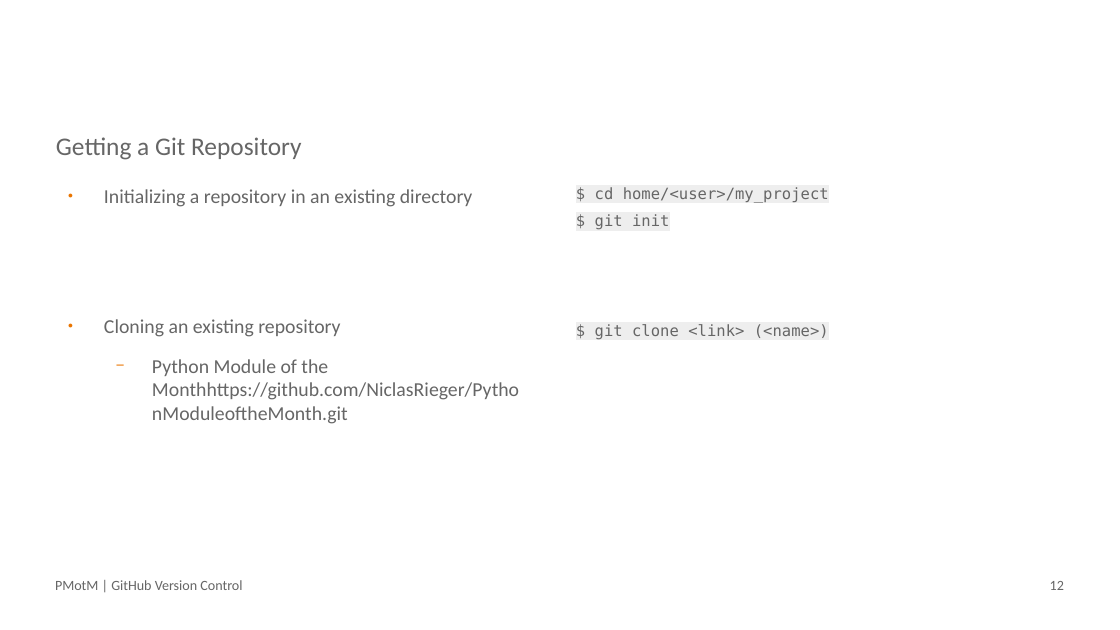
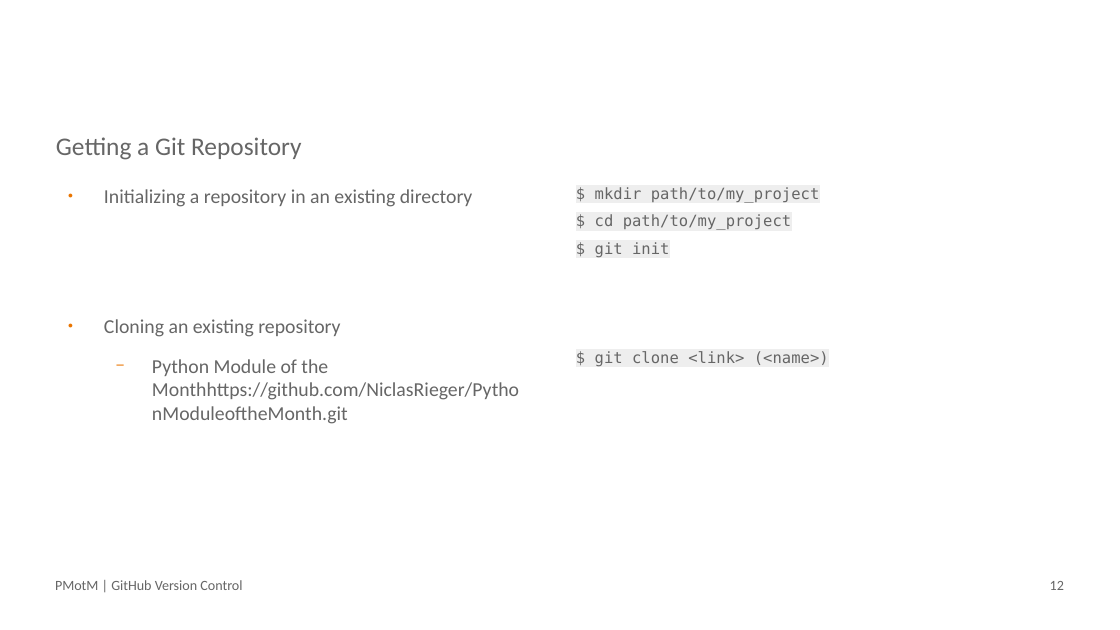
Before and after one commit to NiclasRieger/PythonModuleoftheMonth, a slide deck: slide 12 of 20200724-github/20200724-pmotm-github.odp. Drawn at 1120x630 pixels with LibreOffice and Linux fonts; fonts in the diff are those of the drawing; background and template pictures are left out. Boxes give left, top, right and bottom in pixels: in the first picture for what was removed or moved away, otherwise in the second. Text is boxed around its words. In the diff, an @@ line names an element or a change of style, - is before the commit and + after.

```diff
--- a/20200724-github/20200724-pmotm-github.odp
+++ b/20200724-github/20200724-pmotm-github.odp
@@ text at (595,187,820,230): text changed @@
-$ cd home/<user>/my_project
+$ mkdir path/to/my_project
+$ cd path/to/my_project
```
Also in this commit, not shown: 3 other slides changed.
